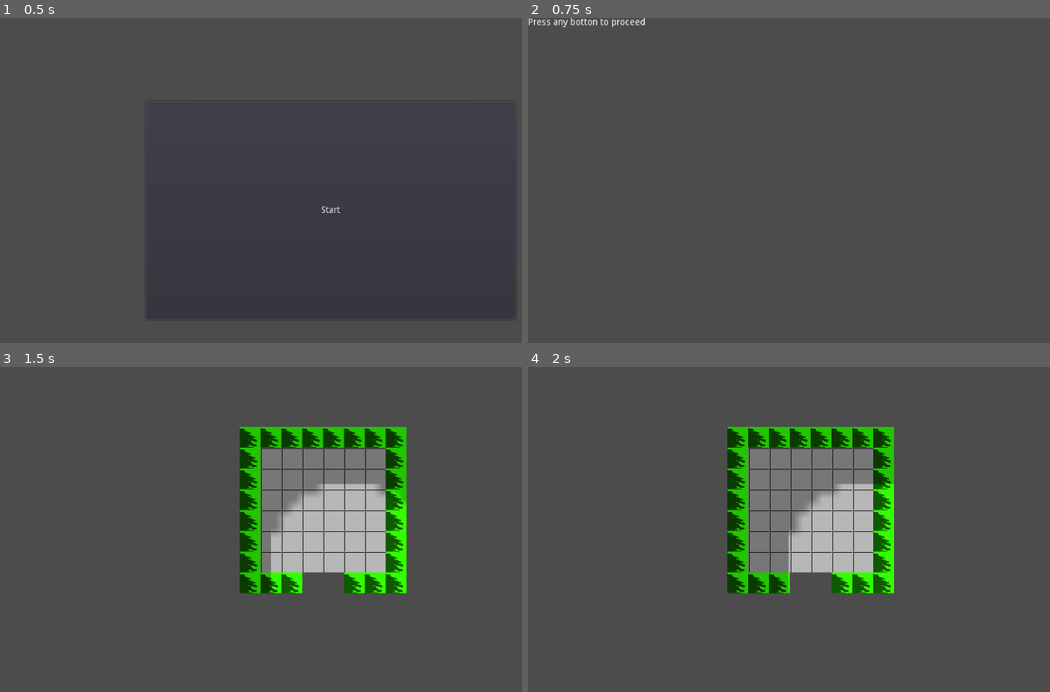
Above: before the commit, frames 1-4 (two rows, left to right).
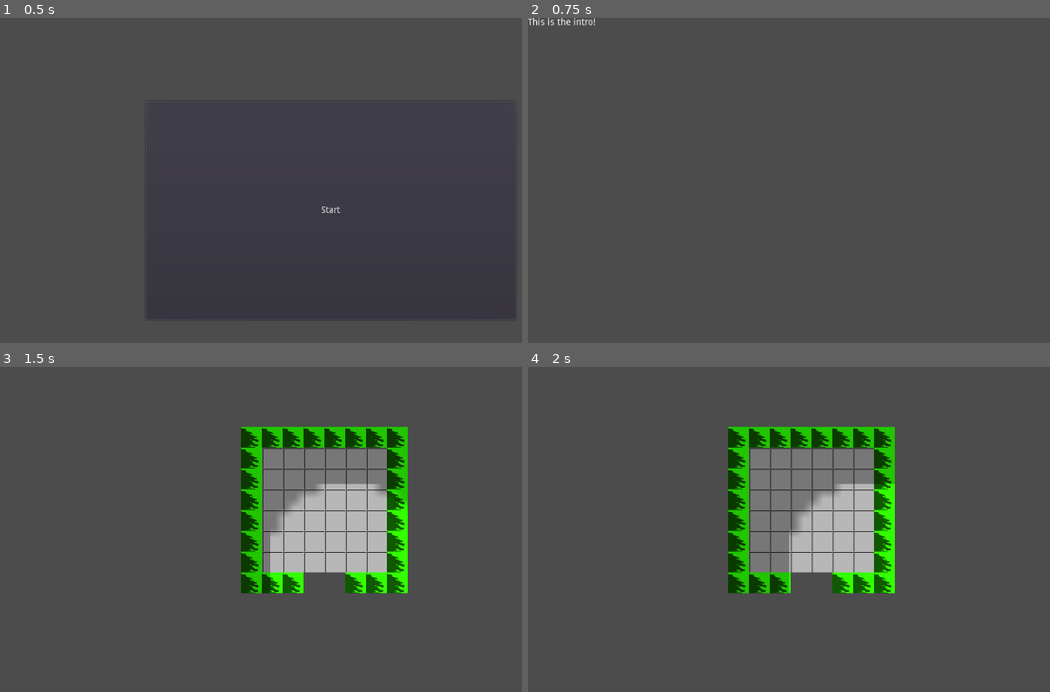
Above: after the commit, the same moments.

Repository: HaywardMorihara/2021AprGameJam
Game: Godot game, scene res://menu/MainMenu.tscn
The game is run twice, just before and just after one commit, with the same random seed, the same clock (stepped at 60 frames per second) and the same inputs.
Inputs (mouse positions are in pixels of both pictures, inside the frame that each line leads up to):
- Up to frame 1 (0.5 s): no input
- Up to frame 2 (0.75 s): click "Start" at 0.5 s
- Up to frame 3 (1.5 s): tap Enter at 1.25 s; move the mouse to (480, 542) at 1.27 s; press the mouse at (480, 542) at 1.28 s; hold D (right) from 1.28 s (still down)
- Up to frame 4 (2 s): keep holding D (right)

Frame 1 is identical in both runs. In frame 2, 0.3% of the frame differs, in the area x 0-23%, y 0-3%; in frame 3, 2.5%, in the area x 45-79%, y 18-70%; in frame 4, 1.7%.

Commit message:
Parent cutscene scene and game over cutscene

Diff:
--- /dev/null
+++ b/GlobalTimer.gd
@@ -0,0 +1,5 @@
+extends Timer
+
+
+func _on_Timer_timeout():
+	get_tree().change_scene("res://cutscene/GameOverCutscene.tscn")
--- a/GlobalTimer.tscn
+++ b/GlobalTimer.tscn
@@ -1,5 +1,9 @@
-[gd_scene format=2]
+[gd_scene load_steps=2 format=2]
+
+[ext_resource path="res://GlobalTimer.gd" type="Script" id=1]
 
 [node name="Timer" type="Timer"]
 wait_time = 10.0
 one_shot = true
+script = ExtResource( 1 )
+[connection signal="timeout" from="." to="." method="_on_Timer_timeout"]
--- /dev/null
+++ b/cutscene/Cutscene.gd
@@ -0,0 +1,7 @@
+extends Control
+
+export var next_scene : String
+
+func _input(event):
+	if Input.is_action_pressed("next"):
+		get_tree().change_scene(next_scene)
--- a/cutscene/Intro.tscn
+++ b/cutscene/Cutscene.tscn
@@ -1,6 +1,6 @@
 [gd_scene load_steps=2 format=2]
 
-[ext_resource path="res://cutscene/Intro.gd" type="Script" id=1]
+[ext_resource path="res://cutscene/Cutscene.gd" type="Script" id=1]
 
 [node name="Control" type="Control"]
 anchor_right = 1.0
@@ -13,7 +13,7 @@
 [node name="RichTextLabel" type="RichTextLabel" parent="."]
 anchor_right = 1.0
 anchor_bottom = 1.0
-text = "Press any botton to proceed"
+text = "Left-click to proceed"
 __meta__ = {
 "_edit_use_anchors_": false
 }
--- /dev/null
+++ b/cutscene/GameOverCutscene.tscn
@@ -0,0 +1,9 @@
+[gd_scene load_steps=2 format=2]
+
+[ext_resource path="res://cutscene/Cutscene.tscn" type="PackedScene" id=1]
+
+[node name="Control" instance=ExtResource( 1 )]
+next_scene = "res://menu/MainMenu.tscn"
+
+[node name="RichTextLabel" parent="." index="0"]
+text = "Game over man!"
--- a/cutscene/Intro.gd
+++ /dev/null
@@ -1,7 +0,0 @@
-extends Control
-
-
-func _input(event):
-	if event is InputEventKey and event.pressed or Input.is_action_pressed("next"):
-		GlobalTimer.start()
-		get_tree().change_scene("res://house/InteriorHouse.tscn")
--- /dev/null
+++ b/cutscene/IntroCutscene.gd
@@ -0,0 +1,6 @@
+extends "res://cutscene/Cutscene.gd"
+
+
+func _input(event):
+	if Input.is_action_pressed("next"):
+		GlobalTimer.start()
--- /dev/null
+++ b/cutscene/IntroCutscene.tscn
@@ -0,0 +1,11 @@
+[gd_scene load_steps=3 format=2]
+
+[ext_resource path="res://cutscene/Cutscene.tscn" type="PackedScene" id=1]
+[ext_resource path="res://cutscene/IntroCutscene.gd" type="Script" id=2]
+
+[node name="IntroCutscene" instance=ExtResource( 1 )]
+script = ExtResource( 2 )
+next_scene = "res://house/InteriorHouse.tscn"
+
+[node name="RichTextLabel" parent="." index="0"]
+text = "This is the intro!"
--- a/menu/StartButton.gd
+++ b/menu/StartButton.gd
@@ -2,4 +2,4 @@
 
 
 func _on_StartButton_pressed():
-	get_tree().change_scene("res://cutscene/Intro.tscn")
+	get_tree().change_scene("res://cutscene/IntroCutscene.tscn")
